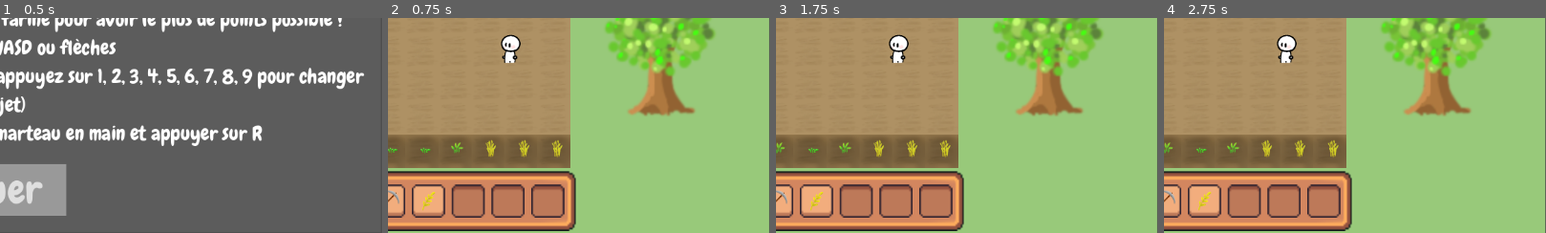
Above: before the commit, frames 1-4 (left to right).
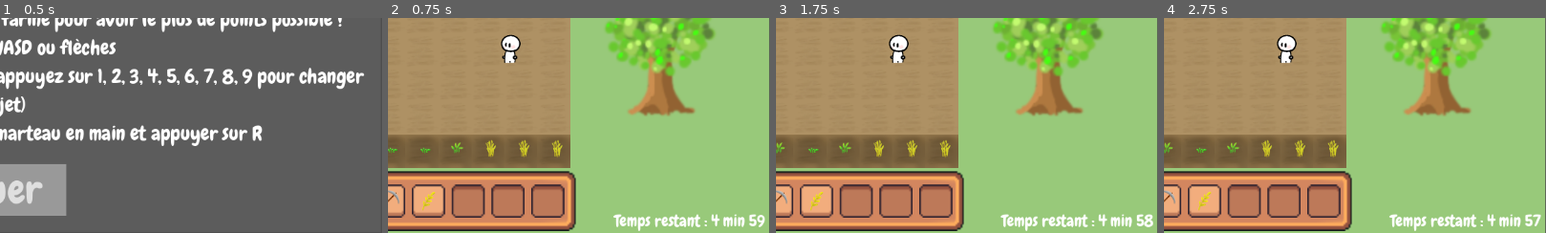
Above: after the commit, the same moments.

Repository: LaClimSx/Back-to-the-roots
Game: Godot game, scene res://Scenes/main_menu.tscn
The game is run twice, just before and just after one commit, with the same random seed, the same clock (stepped at 60 frames per second) and the same inputs.
Inputs (mouse positions are % of the whole screen's width and height, from its top left):
- Up to frame 1 (0.5 s): no input
- Up to frame 2 (0.75 s): click "Jouer" at 0.5 s
- Up to frame 3 (1.75 s): click (29, 93) at 1.25 s
- Up to frame 4 (2.75 s): click (34, 93) at 2 s
The pictures show only the part of the screen within x 50-100%, y 50-100%; the shares and areas given below are measured in that part.

Frame 1 is identical in both runs. In frame 2, 1.3% of the frame differs, in the area x 59-99%, y 91-100%; in frame 3, 1.3%, in the area x 58-99%, y 91-100%; in frame 4, 1.3%.

Commit message:
feat: display time left

Diff:
--- a/Scenes/world.tscn
+++ b/Scenes/world.tscn
@@ -142,6 +142,21 @@
 theme = ExtResource("10_oukug")
 text = "Score des devs : 480"
 
+[node name="TimeLeft" type="Label" parent="CanvasLayer"]
+anchors_preset = 7
+anchor_left = 0.5
+anchor_top = 1.0
+anchor_right = 0.5
+anchor_bottom = 1.0
+offset_left = 341.0
+offset_top = -34.0
+offset_right = 567.0
+offset_bottom = -2.0
+grow_horizontal = 2
+grow_vertical = 0
+theme = ExtResource("10_oukug")
+text = "Temps restant : 4 min 32"
+
 [node name="Puits" parent="." instance=ExtResource("9_tkrlr")]
 position = Vector2(401.281, 116.097)
 
--- a/Scripts/canvas_layer.gd
+++ b/Scripts/canvas_layer.gd
@@ -12,3 +12,10 @@
 func _on_inventory_score_updated(): #TODO: Win condition
 	#TODO : See if we display the indicator here or in the inventory
 	$ScoreCounter.text = "Score : " + str(Global.score)
+
+func _process(delta):
+	var time_left = Global.timer.time_left
+	var min: String = str(int(time_left) / 60)
+	var sec_nbr = int(time_left) % 60
+	var sec : String = str(sec_nbr) if sec_nbr >= 10 else "0" + str(sec_nbr)
+	$TimeLeft.text = "Temps restant : " + str(min) + " min " + str(sec)
--- a/Scripts/world.gd
+++ b/Scripts/world.gd
@@ -38,7 +38,6 @@
 				viewing_tile = player_tile_pos + Vector2i(0,1)
 
 		viewing_tile.clamp(Vector2i.ZERO, ground.get_used_rect().size)
-		print(viewing_tile)
 		var ground_atlas : Vector2i = ground.get_cell_atlas_coords(viewing_tile)
 
 		#If clicked tile has grown wheat, add 1 to 3 wheat to inventory and remove the wheat from the tile
